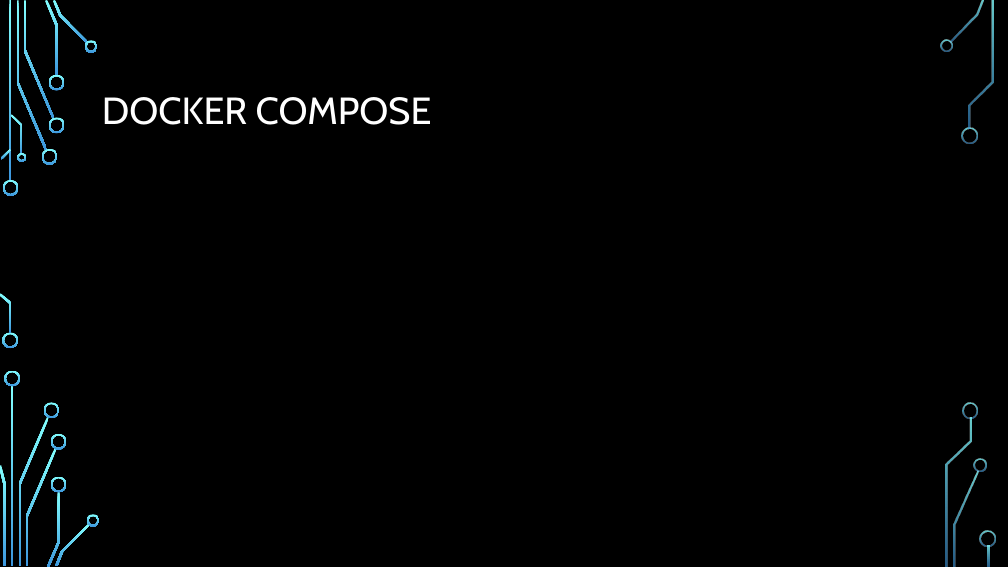
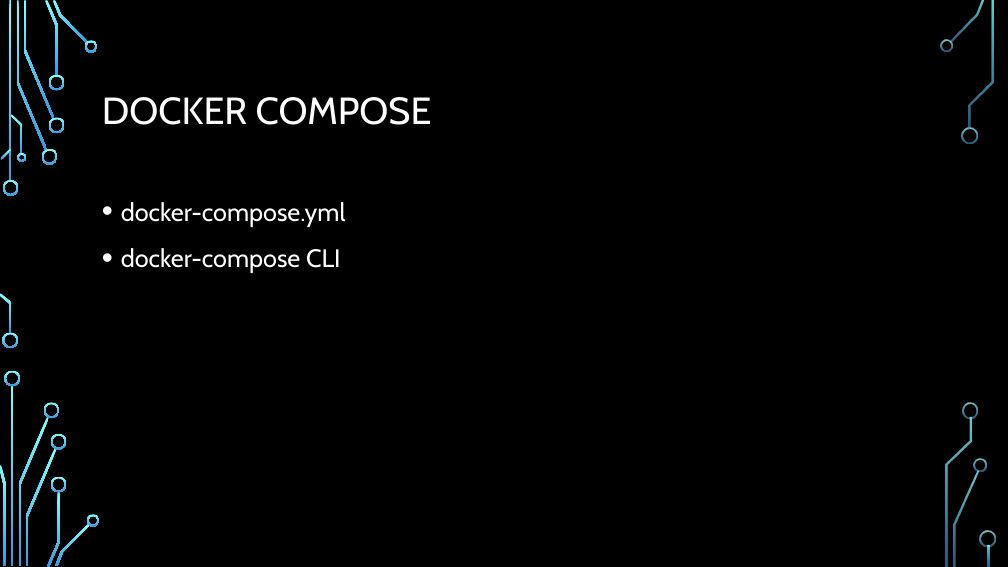
Before and after one commit to ksalihcavusoglu/nurddockertraining, a slide deck: slide 27 of DOCKER 101.pptx (slide 24 before the commit). Drawn at 1008x567 pixels with LibreOffice and Linux fonts; fonts in the diff are those of the drawing; background and template pictures are left out. Boxes give left, top, right and bottom in pixels: in the first picture for what was removed or moved away, otherwise in the second. Text is boxed around its words. In the diff, an @@ line names an element or a change of style, - is before the commit and + after.

```diff
--- a/DOCKER 101.pptx
+++ b/DOCKER 101.pptx
@@ text added at (121, 202, 346, 273), 24 pt, text #FFFFFF @@
+• docker-compose.yml
+• docker-compose CLI
```
Also in this commit, not shown: 13 other slides changed, 6 slides added, 4 slides removed, 30 other files.
